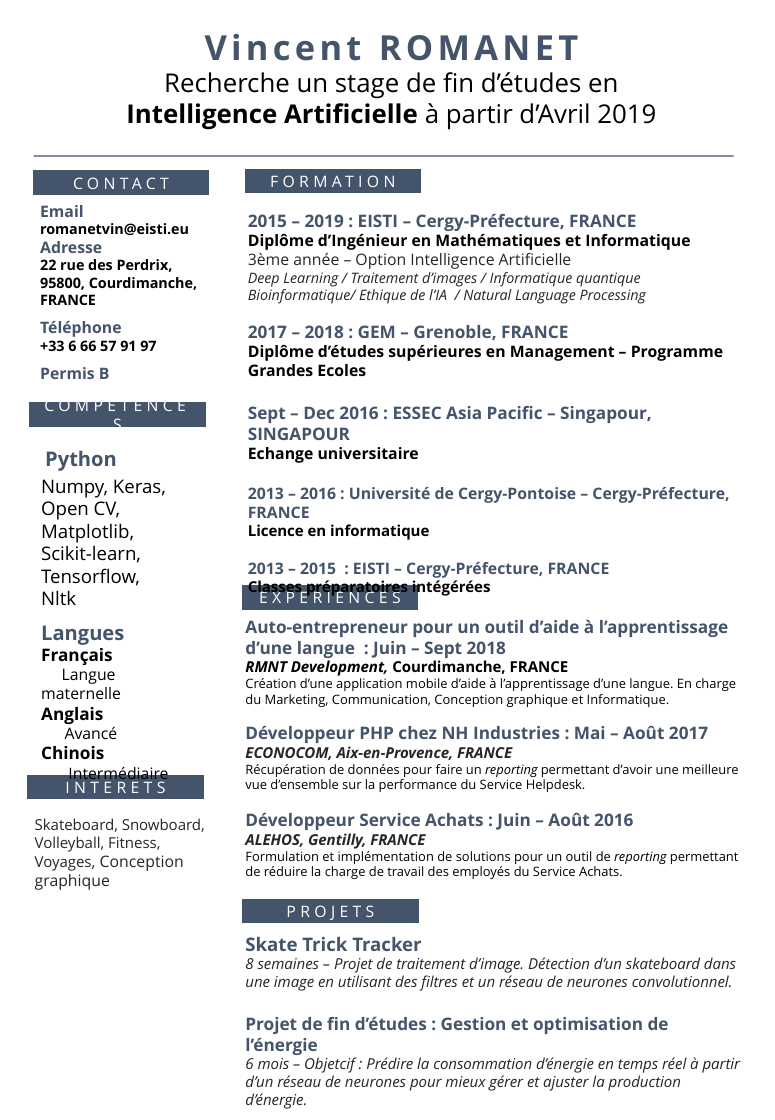
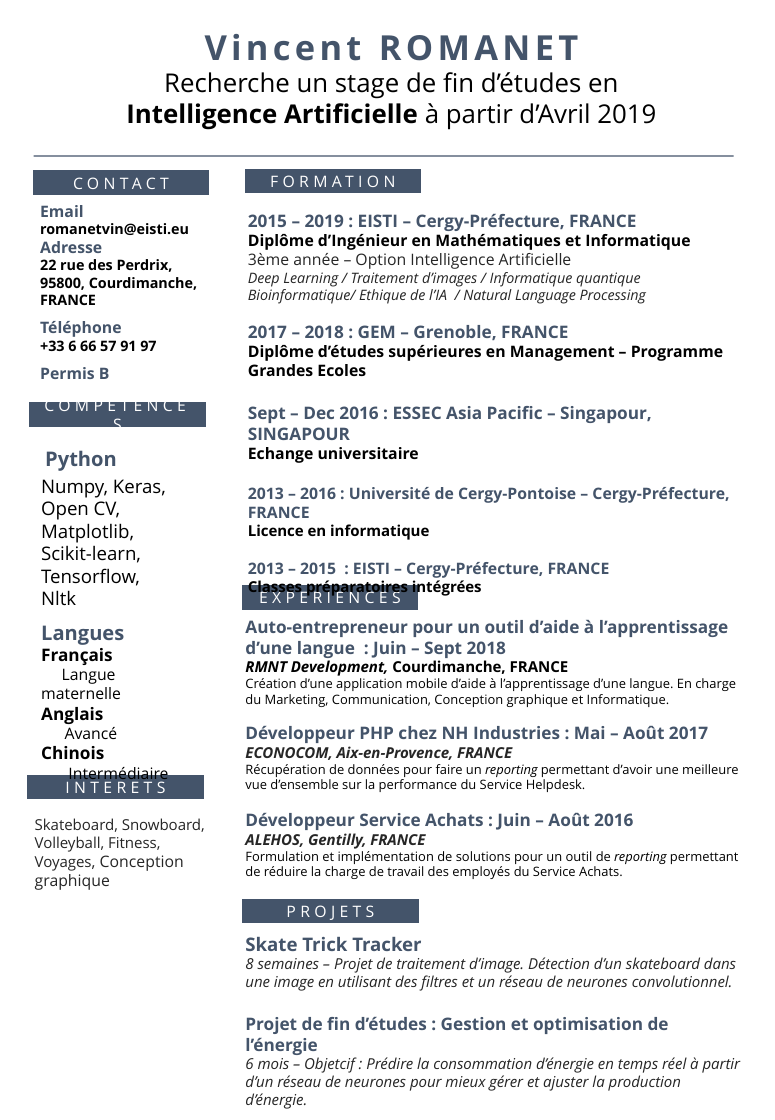
Before and after one commit to Romanetvin/Stage, a slide deck: slide 1 of Stage/Contrat Pro/ROMANETVincent_CV_FR.odp. Drawn at 775x1120 pixels with LibreOffice and Linux fonts; fonts in the diff are those of the drawing. Boxes give left, top, right and bottom in pixels: in the first picture for what was removed or moved away, otherwise in the second. Text is boxed around its words. In the diff, an @@ line names an element or a change of style, - is before the commit and + after.

```diff
--- a/Stage/Contrat Pro/ROMANETVincent_CV_FR.odp
+++ b/Stage/Contrat Pro/ROMANETVincent_CV_FR.odp
@@ text at [248,578,482,596]: text changed @@
-Classes préparatoires intégérées
+Classes préparatoires intégrées
```
Also in this commit, not shown: 1 other file.
